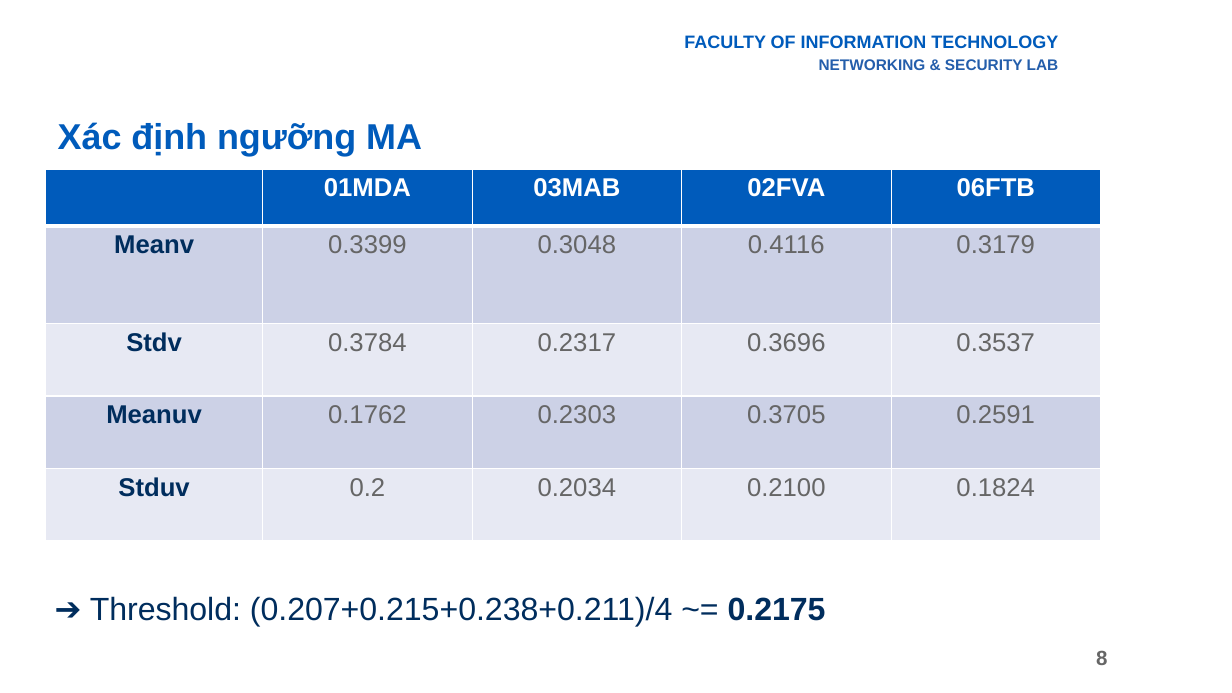
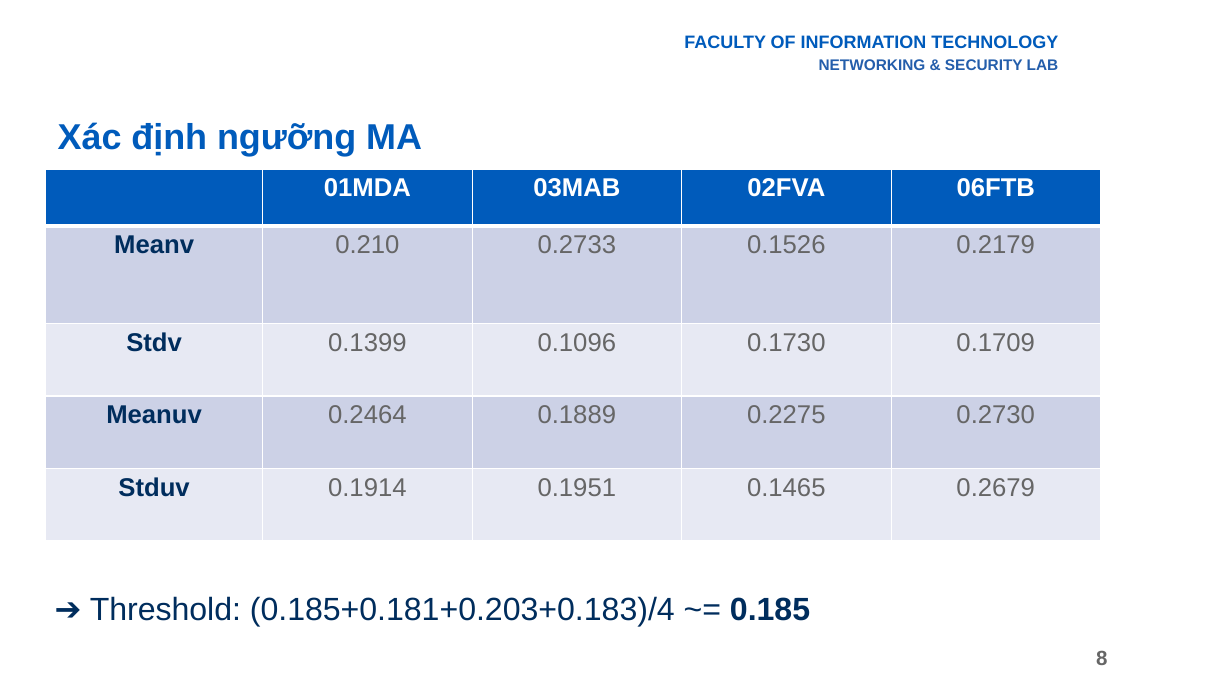
Before and after one commit to giabao2807/digital-signal-processing, a slide deck: slide 8 of endcourse/Final.pptx. Drawn at 1232x693 pixels with LibreOffice and Linux fonts; fonts in the diff are those of the drawing; background and template pictures are left out. Boxes give left, top, right and bottom in pixels: in the first picture for what was removed or moved away, otherwise in the second. Text is boxed around its words. In the diff, an @@ line names an element or a change of style, - is before the commit and + after.

```diff
--- a/endcourse/Final.pptx
+++ b/endcourse/Final.pptx
@@ table at (45, 169, 1102, 544) @@
-row 2: Meanv | 0.3399 | 0.3048 | 0.4116 | 0.3179
+row 2: Meanv | 0.210 | 0.2733 | 0.1526 | 0.2179
-row 3: Stdv | 0.3784 | 0.2317 | 0.3696 | 0.3537
+row 3: Stdv | 0.1399 | 0.1096 | 0.1730 | 0.1709
-row 4: Meanuv | 0.1762 | 0.2303 | 0.3705 | 0.2591
+row 4: Meanuv | 0.2464 | 0.1889 | 0.2275 | 0.2730
-row 5: Stduv | 0.2 | 0.2034 | 0.2100 | 0.1824
+row 5: Stduv | 0.1914 | 0.1951 | 0.1465 | 0.2679
@@ text at (90, 596, 810, 626): text changed @@
-➔ Threshold: (0.207+0.215+0.238+0.211)/4 ~= 0.2175
+➔ Threshold: (0.185+0.181+0.203+0.183)/4 ~= 0.185
```
Also in this commit, not shown: 6 other slides changed, 3 other files.
